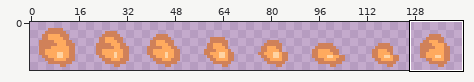
Two states of a sprite sheet, src/Art/honey2.png. The first picture is a wide view before the edit; the outline marks the close-up.
Close-up. Old version:
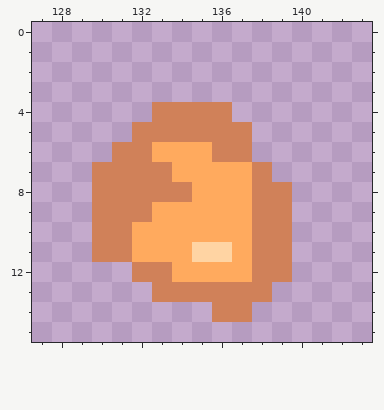
The file is 144x16 pixels. Shown: x 127..143, y 0..15. The commit also changed other parts of the picture, which this record leaves out.
The result:
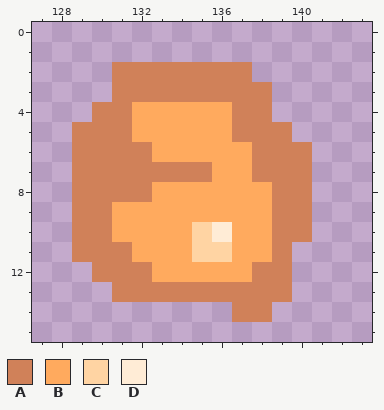
Palette (. is transparent): A #d08159  B #ffaa5e  C #ffd4a3  D #ffecd6
Change:
Colour A is added in row 2 at x 131 to 137; in row 3 at x 131 to 138; in row 4 at x 130 to 131 and 137 to 138; in row 5 at x 129 to 131 and 138 to 139; in row 6 at x 129 to 130 and 138 to 140; in row 7 at x 129 and 139 to 140.
Colour A is added in rows 8 to 10 at x 129 and 140; in row 11 at x 129; in row 12 at x 130 to 131; in row 13 at x 131 to 132 and 139; in row 14 at x 138.
Colour A replaces colour B in row 7 at x 134 to 135.
Colour B is added in row 4 at x 132.
Colour B replaces colour A in row 4 at x 133 to 136; in row 5 at x 132 to 136; in row 6 at x 136 to 137; in row 8 at x 133 to 134 and 138; in row 9 at x 131 to 132 and 138; in row 10 at x 131 and 138.
Colour B replaces colour A in row 11 at x 138; in row 12 at x 133.
Colour C replaces colour B in row 10 at x 135.
Colour D replaces colour B in row 10 at x 136.
Colour A is removed in row 14 at x 136.
